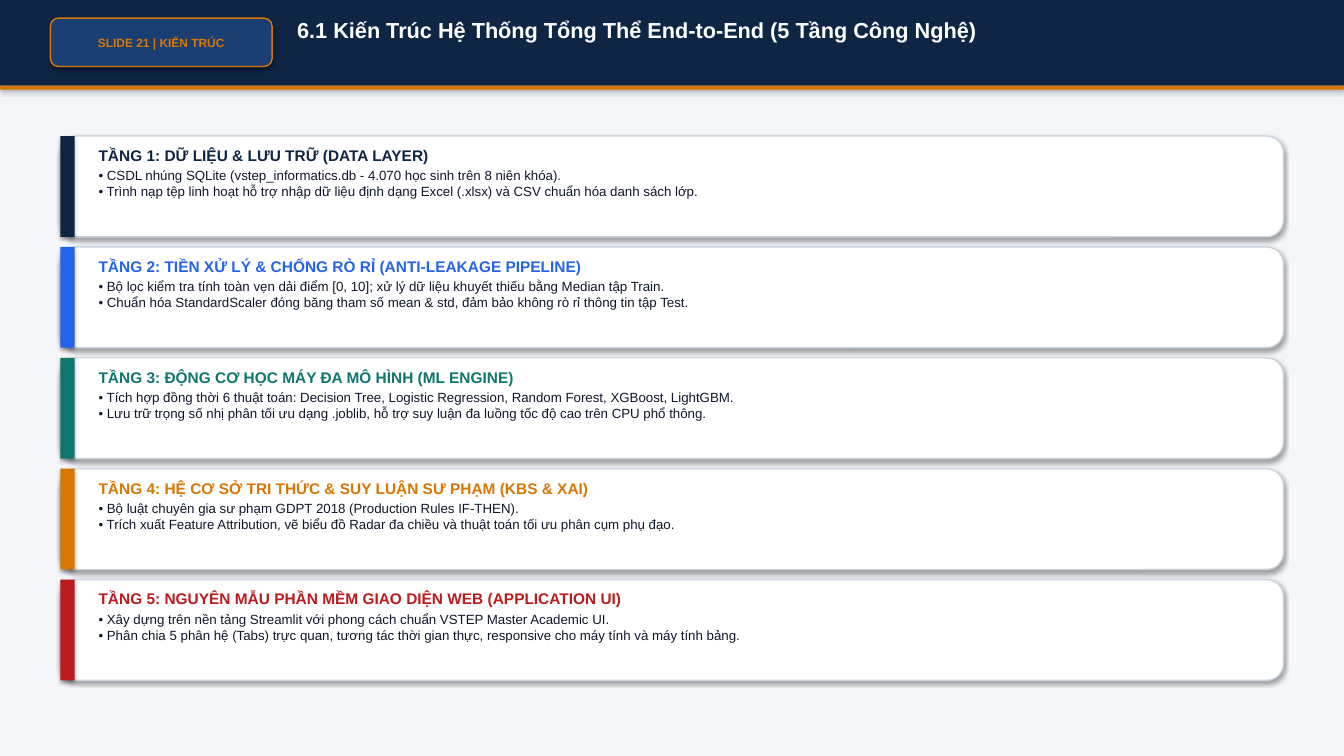
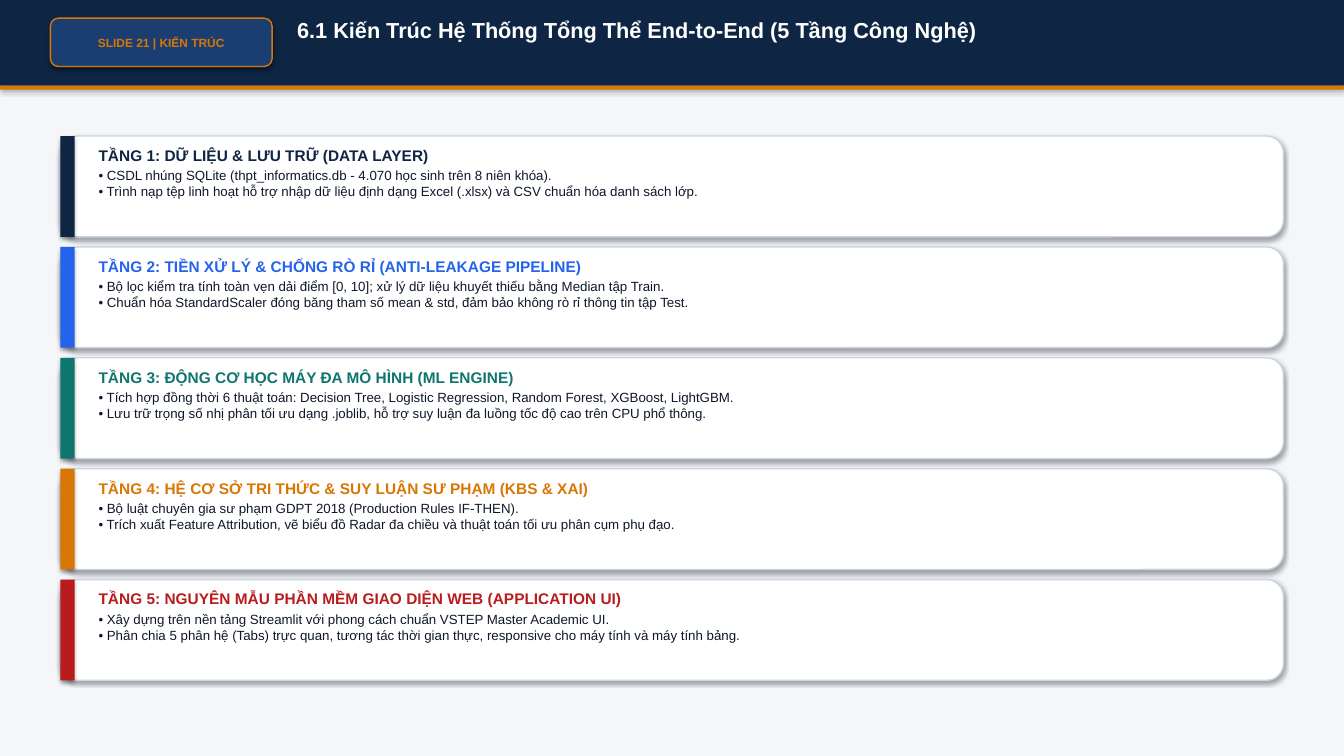
Before and after one commit to Lamdt198/HeTriThucTinHocTHPT, a slide deck: slide 21 of reports/Slide_Thuyet_Trinh_He_CS_Tri_Thuc_K20.2.pptx. Drawn at 1344x756 pixels with LibreOffice and Linux fonts; fonts in the diff are those of the drawing. Boxes give left, top, right and bottom in pixels: in the first picture for what was removed or moved away, otherwise in the second. Text is boxed around its words. In the diff, an @@ line names an element or a change of style, - is before the commit and + after.

```diff
--- a/reports/Slide_Thuyet_Trinh_He_CS_Tri_Thuc_K20.2.pptx
+++ b/reports/Slide_Thuyet_Trinh_He_CS_Tri_Thuc_K20.2.pptx
@@ text at box(107, 170, 698, 199): text changed @@
-• CSDL nhúng SQLite (vstep_informatics.db - 4.070 học sinh trên 8 niên khóa).
-• Trình nạp tệp linh hoạt hỗ trợ nhập dữ liệu định dạng Excel (.xlsx) và CSV chuẩn hóa danh sách lớp.
+• CSDL nhúng SQLite (thpt_informatics.db - 4.070 học sinh trên 8 niên khóa).
+• Trình nạp tệp linh hoạt hỗ trợ nhập dữ liệu định dạng Excel (.xlsx) và CSV chuẩn hóa danh sách lớp.
```
Also in this commit, not shown: 1 other slide changed, 11 other files.
